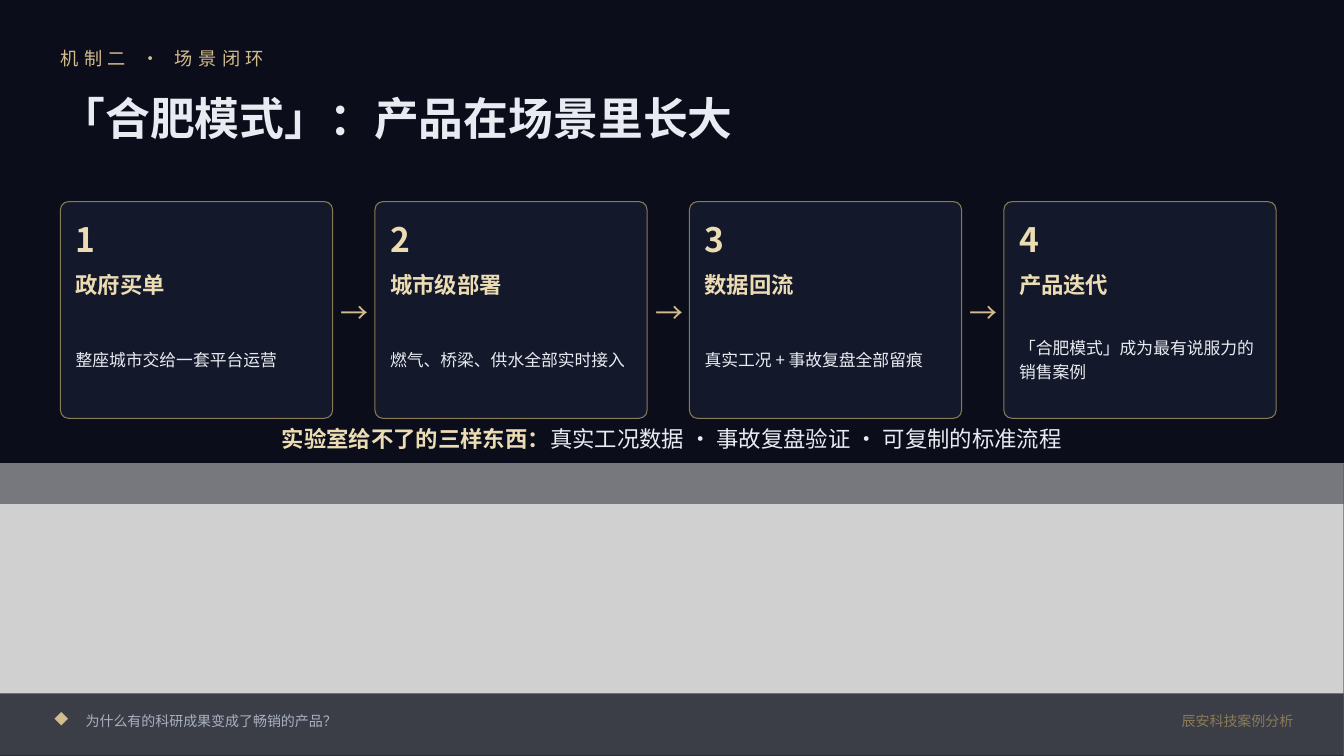
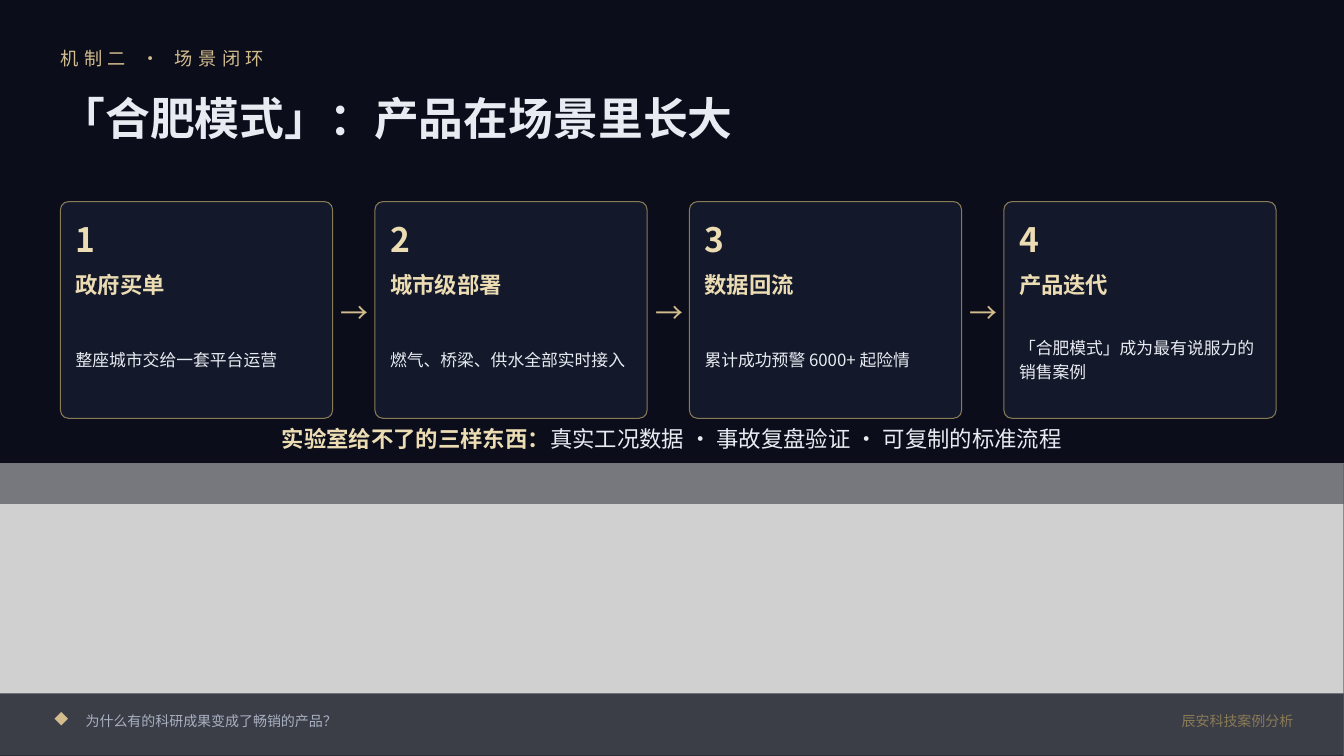
Before and after one commit to sdh0219/susu-tools, a slide deck: slide 6 of web/assets/files/小组案例分析报告-辰安科技.pptx. Drawn at 1344x756 pixels with LibreOffice and Linux fonts; fonts in the diff are those of the drawing; grey boxes stand for pictures. Boxes give left, top, right and bottom in pixels: in the first picture for what was removed or moved away, otherwise in the second. Text is boxed around its words. In the diff, an @@ line names an element or a change of style, - is before the commit and + after.

```diff
--- a/web/assets/files/小组案例分析报告-辰安科技.pptx
+++ b/web/assets/files/小组案例分析报告-辰安科技.pptx
@@ text at [705,352,910,368]: text changed @@
-真实工况 + 事故复盘全部留痕
+累计成功预警 6000+ 起险情
```
Also in this commit, not shown: 3 other slides changed, 3 other files.
